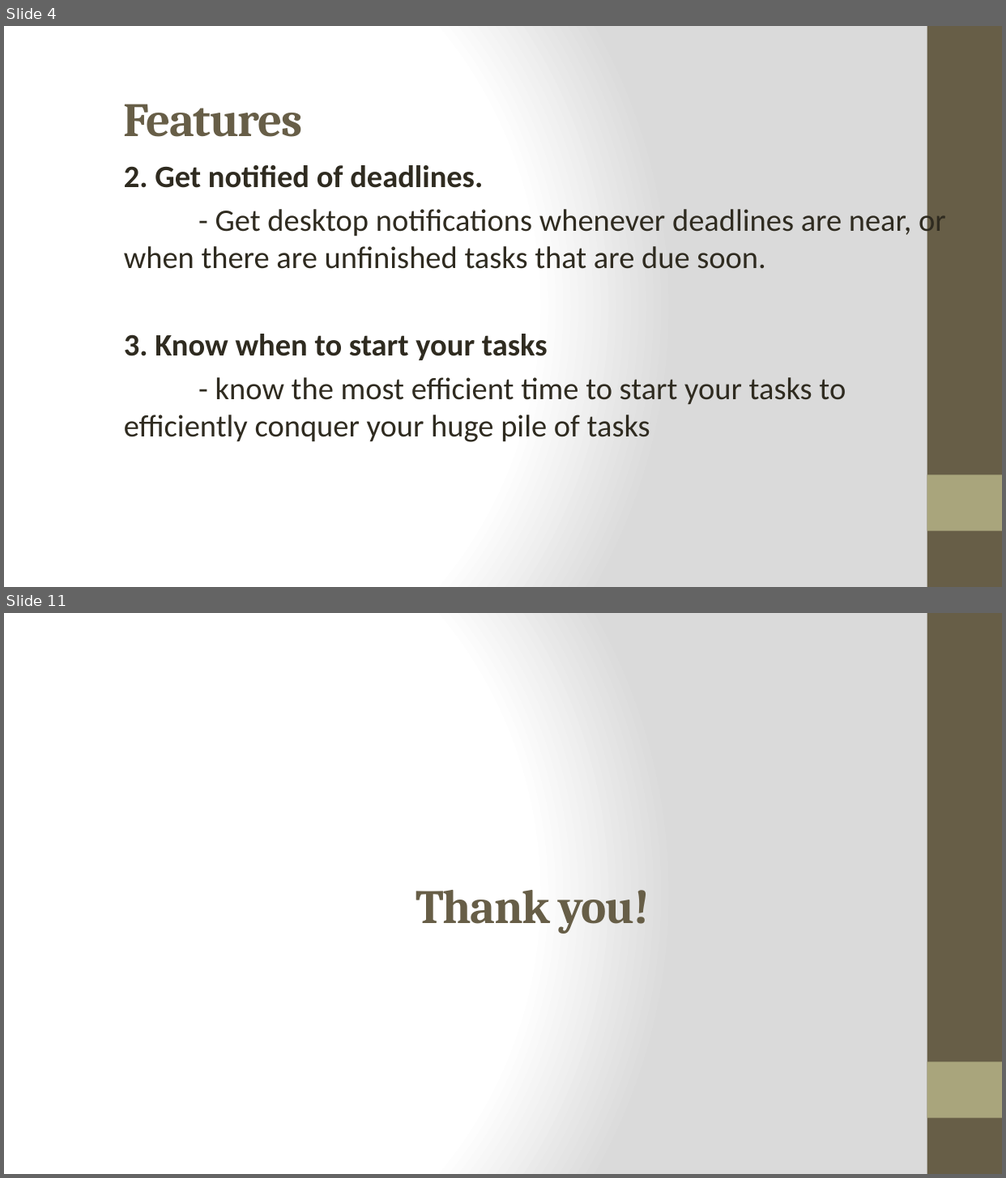
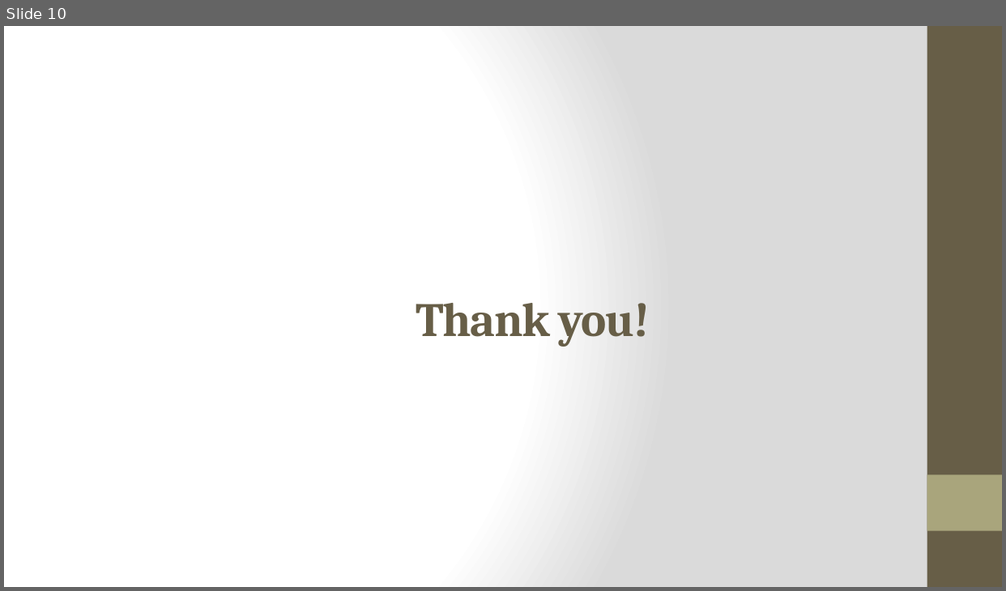
Before and after one commit to compsat/bh2016-iceps, a slide deck: Due Now Presentation.pptx. Shown one above the other, each under a label of ours: slides 4 and 11 before the commit, slide 10 after it; the slides between them are not shown. The pictures are 1006x1178 and 1006x591 pixels, drawn with LibreOffice and Linux fonts; fonts in the diff are those of the drawing. Boxes give left, top, right and bottom in pixels: in the first picture for what was removed or moved away, otherwise in the second. Text is boxed around its words. In the diff, an @@ line names an element or a change of style, - is before the commit and + after.

```diff
--- a/Due Now Presentation.pptx
+++ b/Due Now Presentation.pptx
@@ slide 4 removed at (4,26,1002,587), background gradient #FFFFFF to #DADADA; not listed: 2 template elements that a slide beside it also shows @@
@@ title removed at (124,104,303,137) @@
-Features
@@ text removed at (124,165,946,442) @@
-2. Get notified of deadlines.
-- Get desktop notifications whenever deadlines are near, or when there are unfinished tasks that are due soon.
-3. Know when to start your tasks
-- know the most efficient time to start your tasks to efficiently conquer your huge pile of tasks
@@ what was slide 11 is now slide 10 @@
```
Also in this commit, not shown: 9 slides changed.
